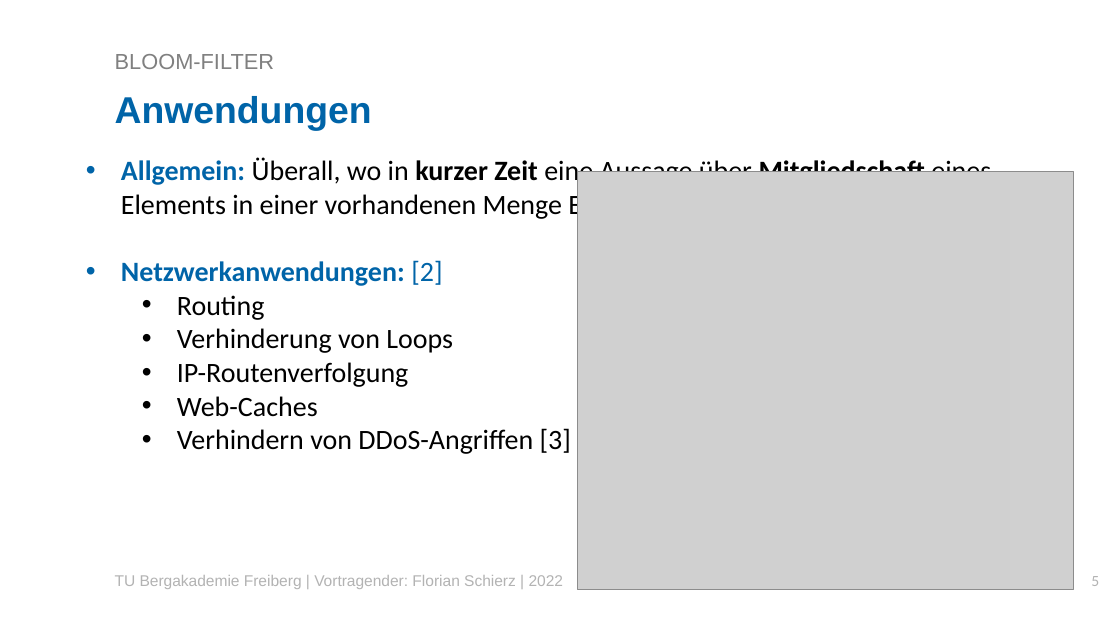
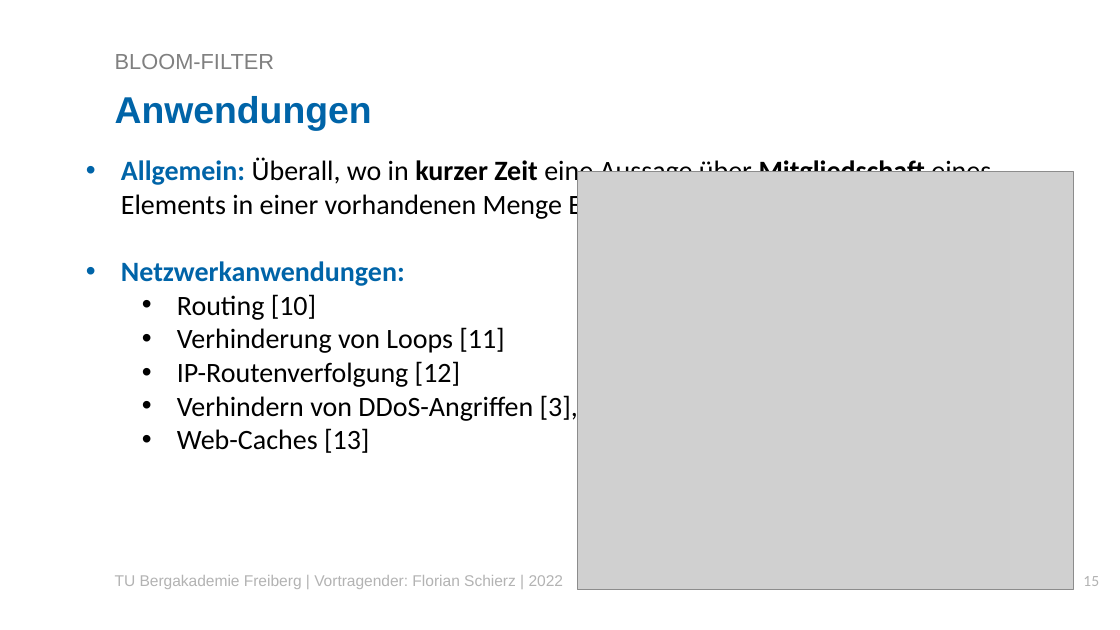
Before and after one commit to Florian2501/Seminar, a slide deck: slide 15 of Vorträge/VortragFlorianSchierzBloomfilter.pptx (slide 5 before the commit). Drawn at 1120x630 pixels with LibreOffice and Linux fonts; fonts in the diff are those of the drawing; grey boxes stand for pictures; background and template pictures are left out. Boxes give left, top, right and bottom in pixels: in the first picture for what was removed or moved away, otherwise in the second. Text is boxed around its words. In the diff, an @@ line names an element or a change of style, - is before the commit and + after.

```diff
--- a/Vorträge/VortragFlorianSchierzBloomfilter.pptx
+++ b/Vorträge/VortragFlorianSchierzBloomfilter.pptx
@@ text at [121,261,578,453]: text changed @@
-• Netzwerkanwendungen: [2]
-  • Routing
-  • Verhinderung von Loops
-  • IP-Routenverfolgung
-  • Web-Caches
-  • Verhindern von DDoS-Angriffen [3]
+• Netzwerkanwendungen:
+  • Routing [10]
+  • Verhinderung von Loops [11]
+  • IP-Routenverfolgung [12]
+  • Verhindern von DDoS-Angriffen [3], [12]
+  • Web-Caches [13]
@@ page number at [1083,576,1099,586]: text changed @@
-5
+15
```
Also in this commit, not shown: 8 other slides changed, 3 slides added, 10 other files.
